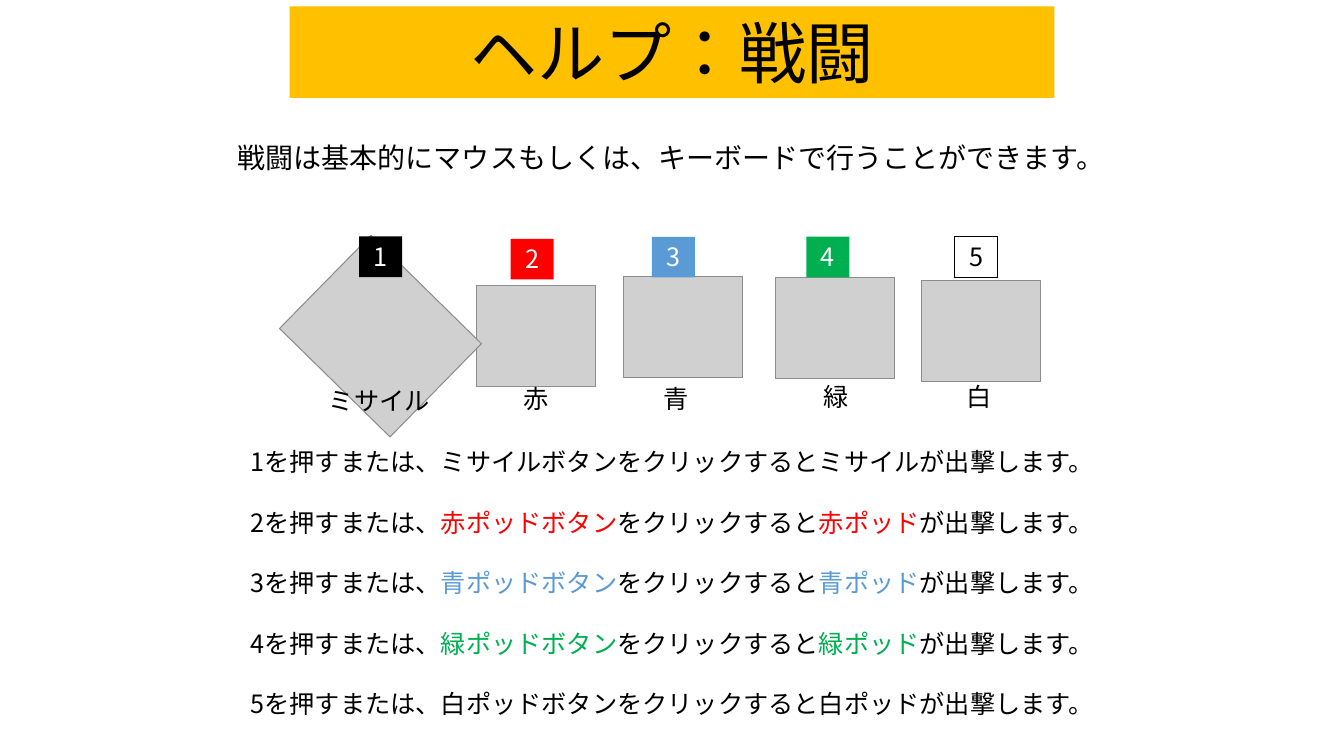
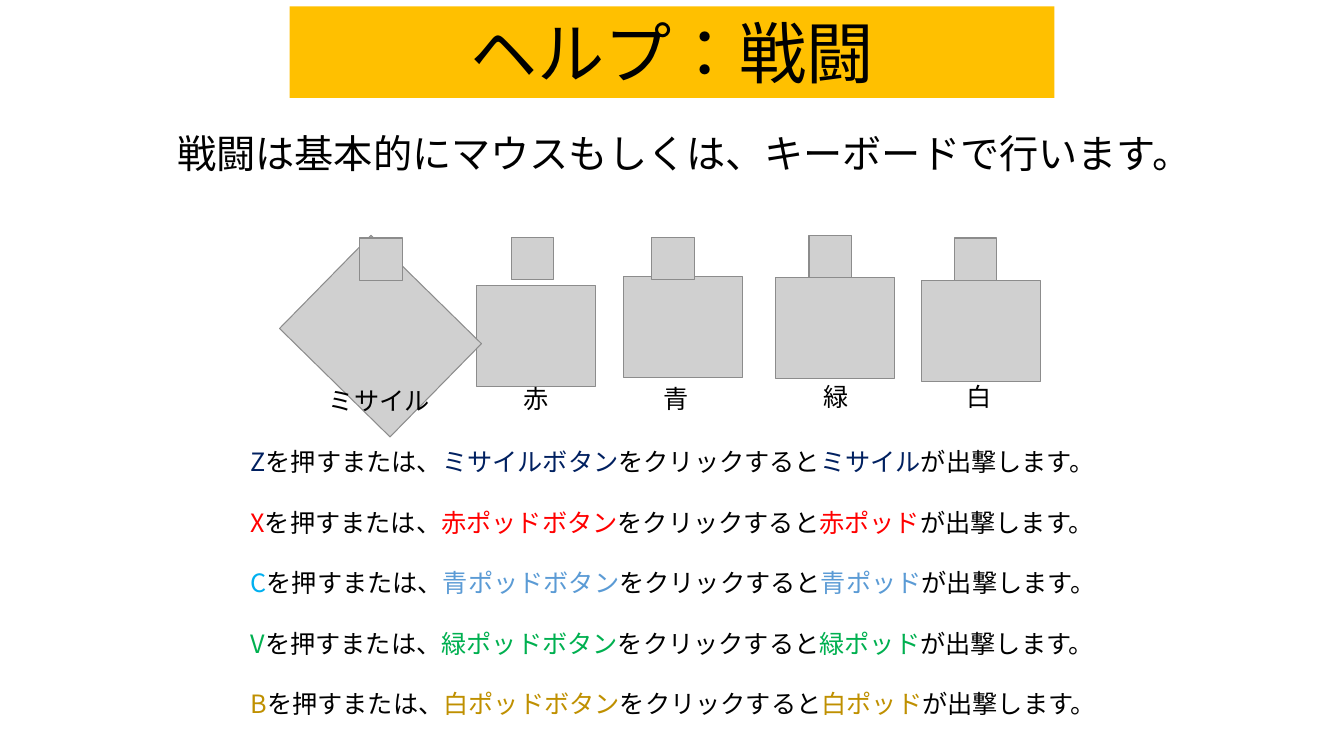
Before and after one commit to team556/team, a slide deck: slide 10 of 説明文.pptx. Drawn at 1344x756 pixels with LibreOffice and Linux fonts; fonts in the diff are those of the drawing; grey boxes stand for pictures. Boxes give left, top, right and bottom in pixels: in the first picture for what was removed or moved away, otherwise in the second. Text is boxed around its words. In the diff, an @@ line names an element or a change of style, - is before the commit and + after.

```diff
--- a/説明文.pptx
+++ b/説明文.pptx
@@ text at [177, 135, 1191, 172]: text changed; size 20 to 28 pt @@
-戦闘は基本的にマウスもしくは、キーボードで行うことができます。
+戦闘は基本的にマウスもしくは、キーボードで行います。
@@ group added at [360, 235, 997, 280]: 5 pictures @@
@@ group removed at [359, 237, 998, 279]: 5 rectangles @@
-1
-2
-3
-4
-5
@@ text at [251, 449, 1097, 715]: text changed @@
-1を押すまたは、ミサイルボタンをクリックするとミサイルが出撃します。
-2を押すまたは、赤ポッドボタンをクリックすると赤ポッドが出撃します。
-3を押すまたは、青ポッドボタンをクリックすると青ポッドが出撃します。
-4を押すまたは、緑ポッドボタンをクリックすると緑ポッドが出撃します。
-5を押すまたは、白ポッドボタンをクリックすると白ポッドが出撃します。
+Zを押すまたは、ミサイルボタンをクリックするとミサイルが出撃します。
+Xを押すまたは、赤ポッドボタンをクリックすると赤ポッドが出撃します。
+Cを押すまたは、青ポッドボタンをクリックすると青ポッドが出撃します。
+Vを押すまたは、緑ポッドボタンをクリックすると緑ポッドが出撃します。
+Bを押すまたは、白ポッドボタンをクリックすると白ポッドが出撃します。
```
Also in this commit, not shown: 11 other slides changed, 3 other files.
